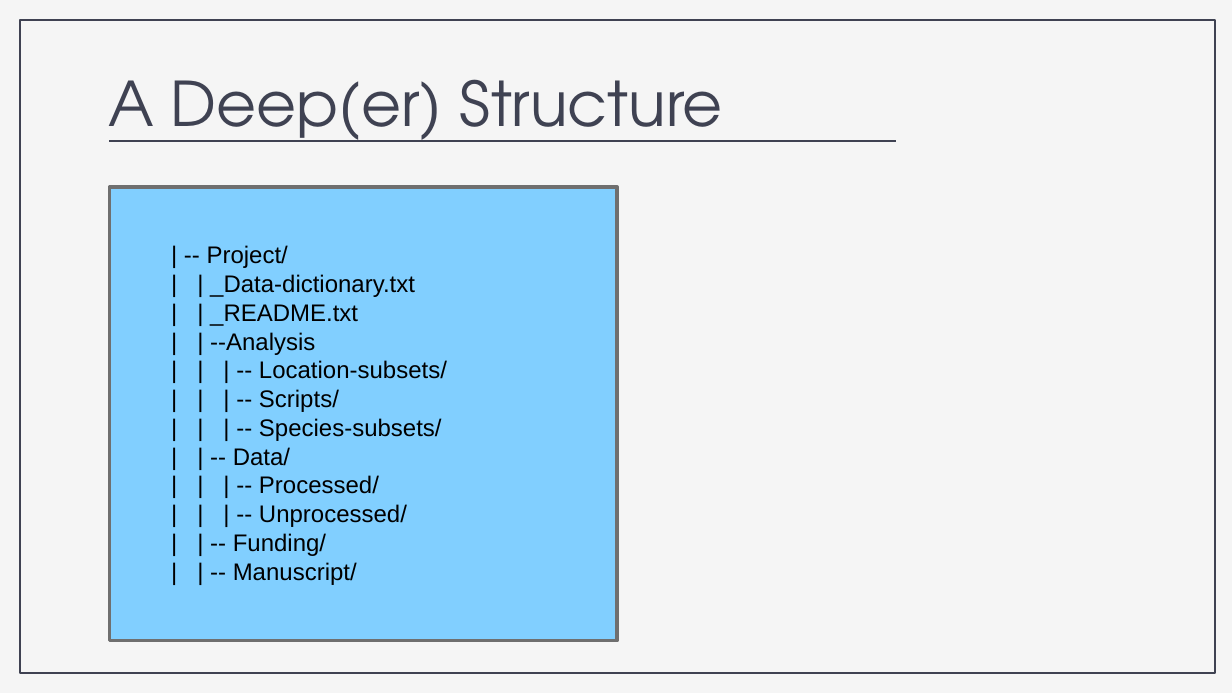
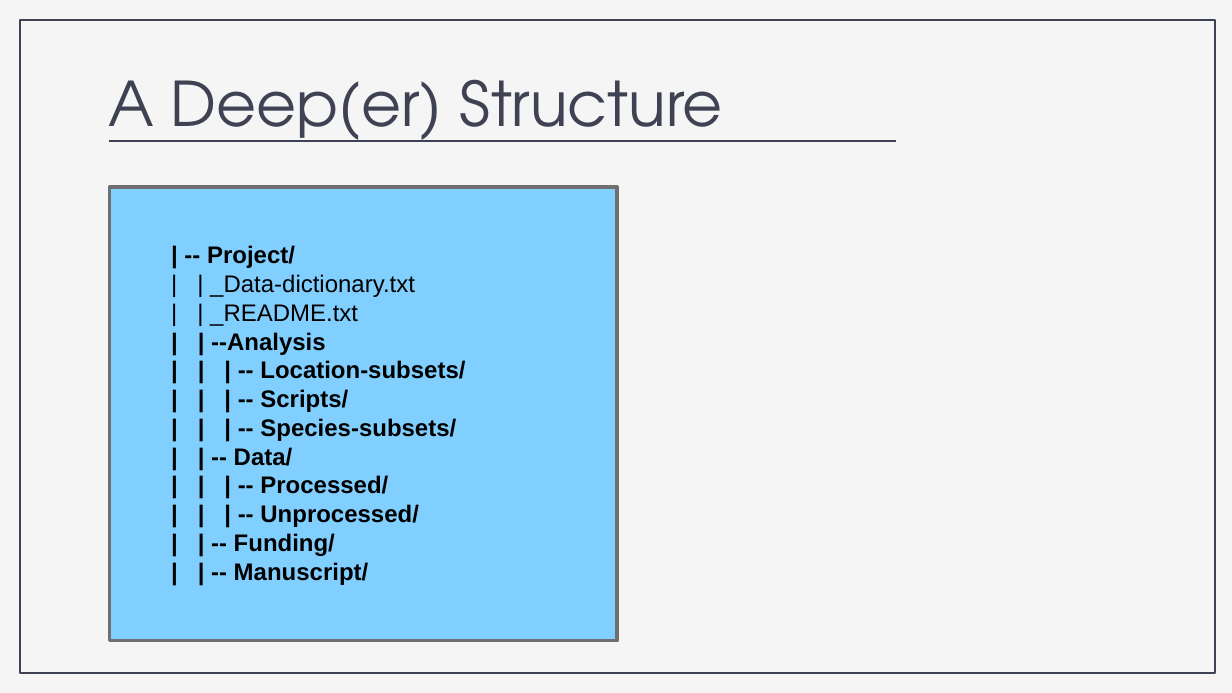
Before and after one commit to nickrochlin/rdm-jumpstart2, a slide deck: slide 21 of files/Block2-1_Files-and-Folders.pptx. Drawn at 1232x693 pixels with LibreOffice and Linux fonts; fonts in the diff are those of the drawing. Boxes give left, top, right and bottom in pixels: in the first picture for what was removed or moved away, otherwise in the second. Text is boxed around its words. In the diff, an @@ line names an element or a change of style, - is before the commit and + after.

```diff
--- a/files/Block2-1_Files-and-Folders.pptx
+++ b/files/Block2-1_Files-and-Folders.pptx
@@ text at (x1=207, y1=245, x2=465, y2=585): bold on in "| -- Project/", "| | --Analysis", "| | | -- Location-subsets/", "| | | -- Scripts/" and 6 more places @@
```
Also in this commit, not shown: 3 other slides changed, 4 other files.
